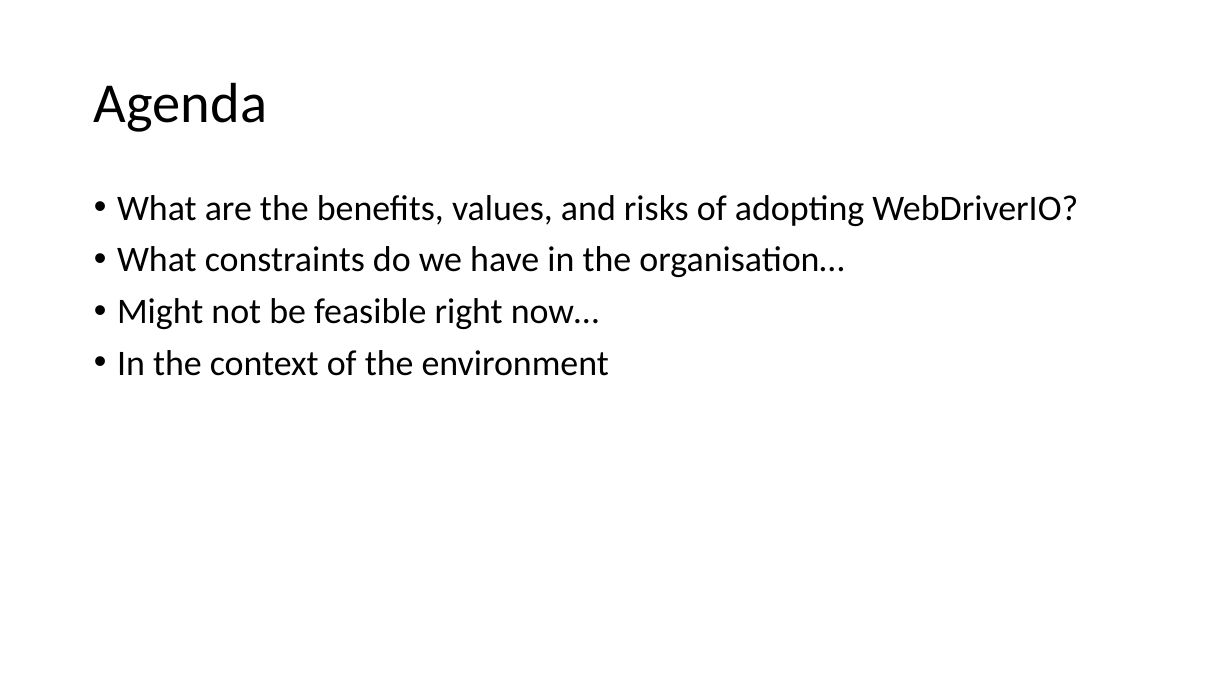
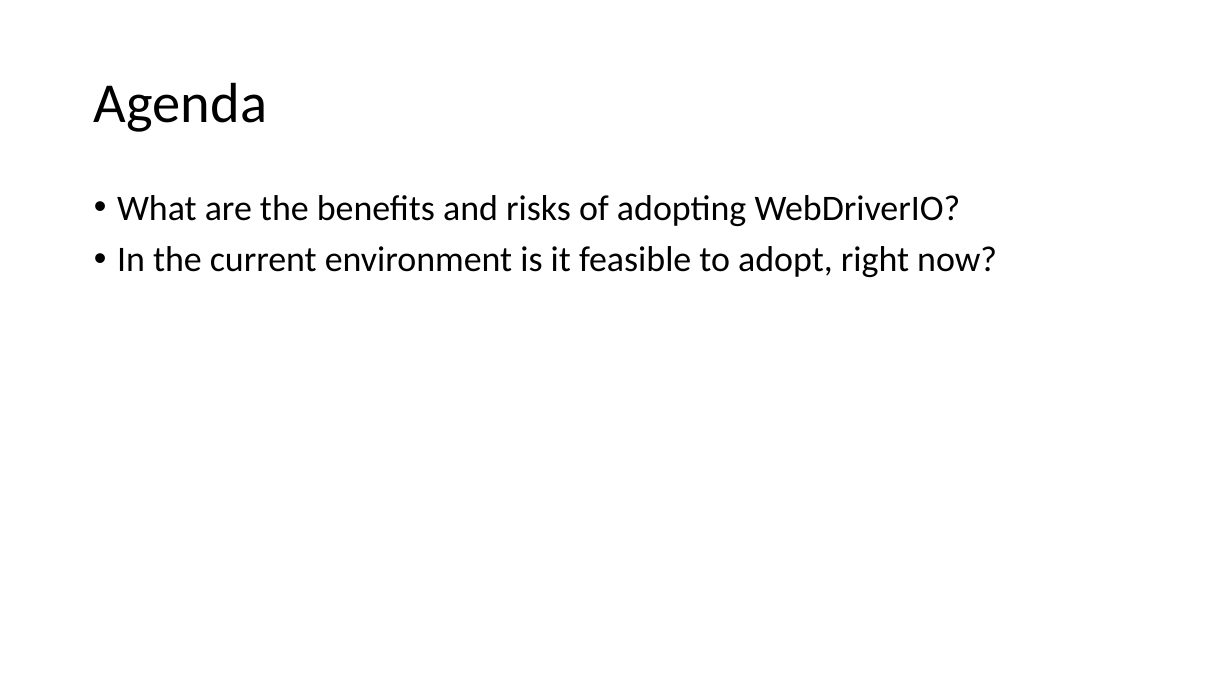
Before and after one commit to mraphael2101/webdriverio_typescript_cucumber, a slide deck: slide 2 of WDIO.pptx. Drawn at 1232x693 pixels with LibreOffice and Linux fonts; fonts in the diff are those of the drawing. Boxes give left, top, right and bottom in pixels: in the first picture for what was removed or moved away, otherwise in the second. Text is boxed around its words. In the diff, an @@ line names an element or a change of style, - is before the commit and + after.

```diff
--- a/WDIO.pptx
+++ b/WDIO.pptx
@@ text at bbox=[117, 195, 997, 277]: text changed @@
-• What are the benefits, values, and risks of adopting WebDriverIO?
-• What constraints do we have in the organisation…
-• Might not be feasible right now…
-• In the context of the environment
+• What are the benefits and risks of adopting WebDriverIO?
+• In the current environment is it feasible to adopt, right now?
```
Also in this commit, not shown: 3 other slides changed, 1 slide added.
